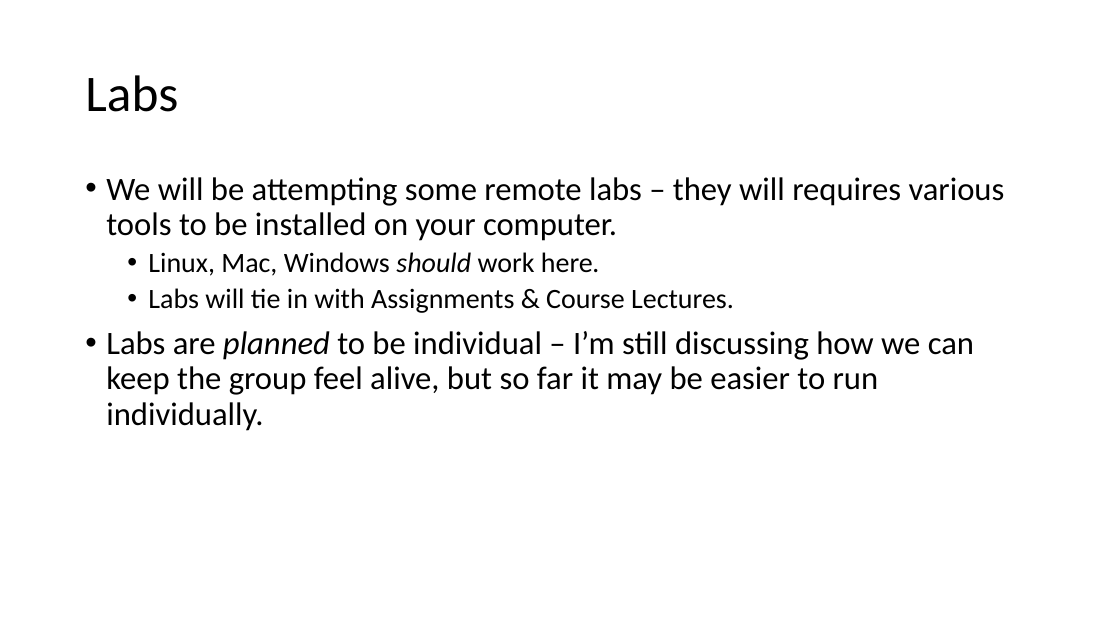
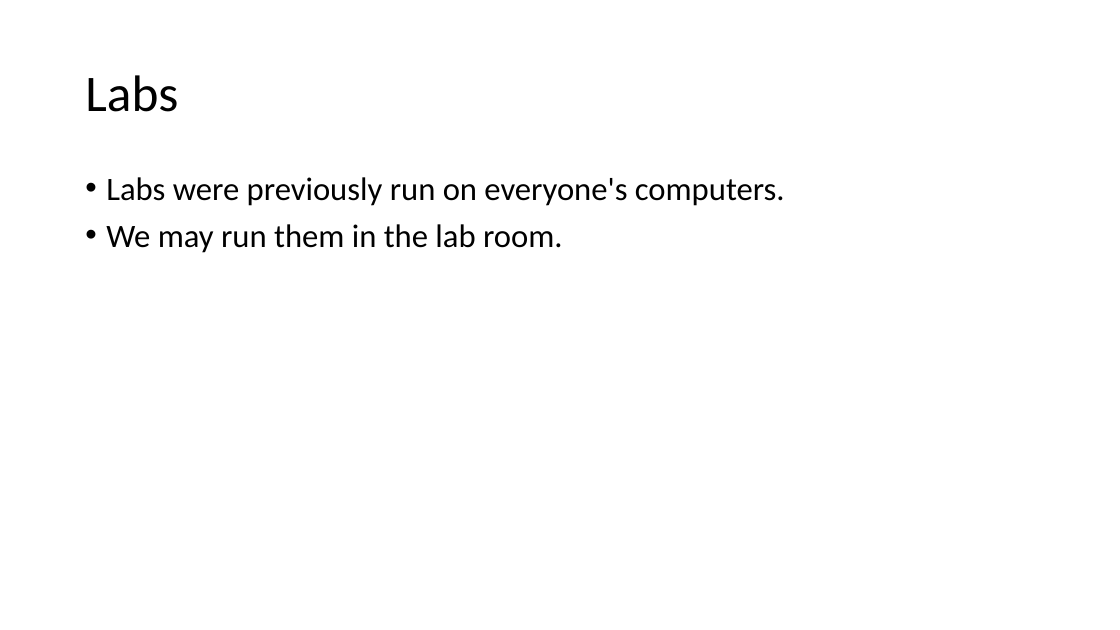
Before and after one commit to colinoflynn/eced4406, a slide deck: slide 10 of slides/0x100/0x100 – Introduction to the Introduction.pptx. Drawn at 1120x630 pixels with LibreOffice and Linux fonts; fonts in the diff are those of the drawing. Boxes give left, top, right and bottom in pixels: in the first picture for what was removed or moved away, otherwise in the second. Text is boxed around its words. In the diff, an @@ line names an element or a change of style, - is before the commit and + after.

Commit message:
Rename labs, add updated slides so far

```diff
--- a/slides/0x100/0x100 – Introduction to the Introduction.pptx
+++ b/slides/0x100/0x100 – Introduction to the Introduction.pptx
@@ text at box(106, 177, 785, 253): text changed @@
-• We will be attempting some remote labs – they will requires various tools to be installed on your computer.
-  • Linux, Mac, Windows should work here.
-  • Labs will tie in with Assignments & Course Lectures.
-• Labs are planned to be individual – I’m still discussing how we can keep the group feel alive, but so far it may be easier to run individually.
+• Labs were previously run on everyone's computers.
+• We may run them in the lab room.
```
Also in this commit, not shown: 6 other slides changed, 1 slide added, 1 slide removed, 43 other files.
